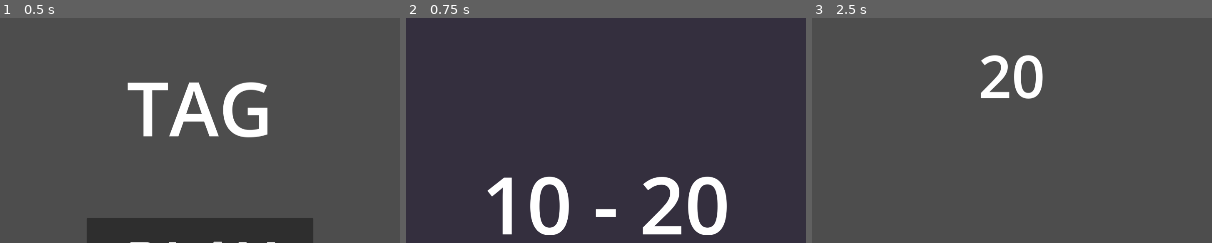
Above: before the commit, frames 1-3 (left to right).
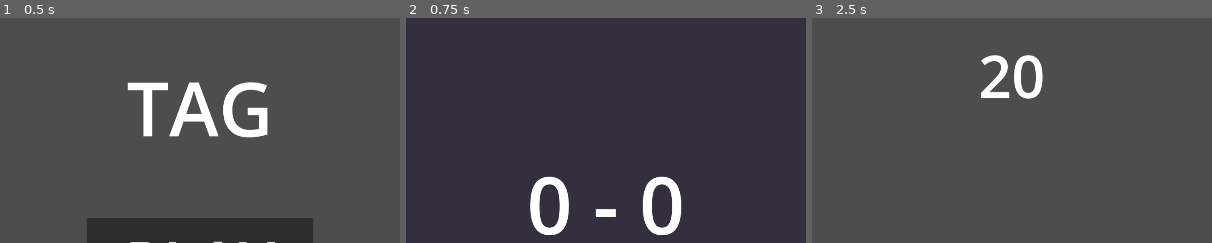
Above: after the commit, the same moments.

Repository: maticstric/tag
Game: Godot game, scene res://project/scenes/main_menu.tscn
Two runs of this game, one before a commit and one after it. Both use one fixed random seed, a clock stepped at 60 frames per second and the inputs below. The engine's default icon, where the game draws it, is replaced by a stand-in: a white triangle on a blue panel in a dark square.
Inputs:
- Up to frame 1 (0.5 s): no input
- Up to frame 2 (0.75 s): click "PLAY" at 0.5 s
- Up to frame 3 (2.5 s): no input
The pictures show only the part of the screen within x 25-75%, y 2-52%; the shares and areas given below are measured in that part.

Frame 1 is identical in both runs. In frame 2, 3.3% of the frame differs, in the area x 20-81%, y 70-97%; in frame 3, nothing differs.

Commit message:
Add score system

Diff:
--- a/project/scenes/levels/level2.tscn
+++ b/project/scenes/levels/level2.tscn
@@ -430,7 +430,7 @@
 grow_horizontal = 2
 grow_vertical = 2
 theme_override_font_sizes/font_size = 191
-text = "10 - 20"
+text = "0 - 0"
 horizontal_alignment = 1
 vertical_alignment = 1
 
--- a/project/scripts/game_manager.gd
+++ b/project/scripts/game_manager.gd
@@ -1,8 +1,16 @@
 extends Node
+
+enum { TIME_RAN_OUT, TAGGED }
+
+const SCORE_IF_TAG = 1
+const SCORE_IF_EVADE = 1
 
 var current_it
 var curr_level = 0
 var all_levels_seen = false
+
+var p1_score = 0
+var p2_score = 0
 
 @onready var num_levels = DirAccess.open("res://project/scenes/levels/").get_files().size()
 
@@ -18,8 +26,20 @@
 	load_new_level()
 
 
-func next_level():
-	switch_who_is_it()
+func next_level(reason):
+	if reason == TAGGED:
+		if current_it == 1:
+			p1_score += SCORE_IF_TAG
+		else:
+			p2_score += SCORE_IF_TAG
+
+		switch_who_is_it()
+	else:
+		if current_it == 1:
+			p2_score += SCORE_IF_EVADE
+		else:
+			p1_score += SCORE_IF_EVADE
+
 	load_new_level()
 
 
--- a/project/scripts/level_manager.gd
+++ b/project/scripts/level_manager.gd
@@ -18,9 +18,12 @@
 	var level_timer_time_left = str(ceil($LevelTimer.time_left * LEVEL_VISUAL_TIMER/LEVEL_REAL_TIMER))
 	$LevelTimer/LevelTimerLabel.text = level_timer_time_left
 
+	var score_text = str(GameManager.p1_score) + " - " + str(GameManager.p2_score)
+	$ScoreColorRect/ScoreLabel.text = score_text
+
 
 func _on_level_timer_timeout():
-	GameManager.next_level()
+	GameManager.next_level(GameManager.TIME_RAN_OUT)
 
 
 func _on_score_timer_timeout() -> void:
--- a/project/scripts/player.gd
+++ b/project/scripts/player.gd
@@ -139,4 +139,4 @@
 
 func _on_tag_check_area_2d_area_entered(area):
 	if area.is_in_group("player") and is_it:
-		GameManager.next_level()
+		GameManager.next_level(GameManager.TAGGED)
